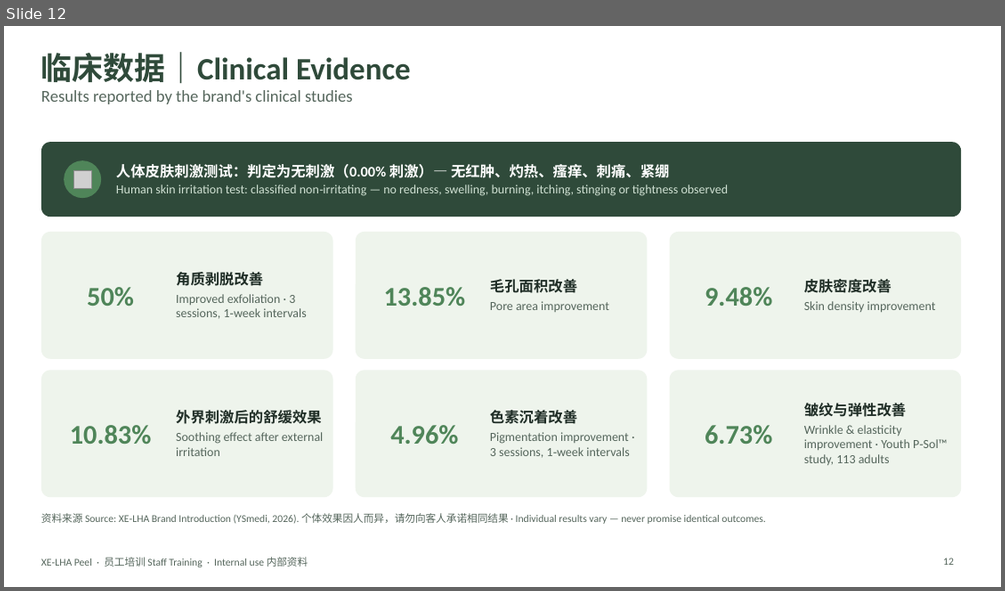
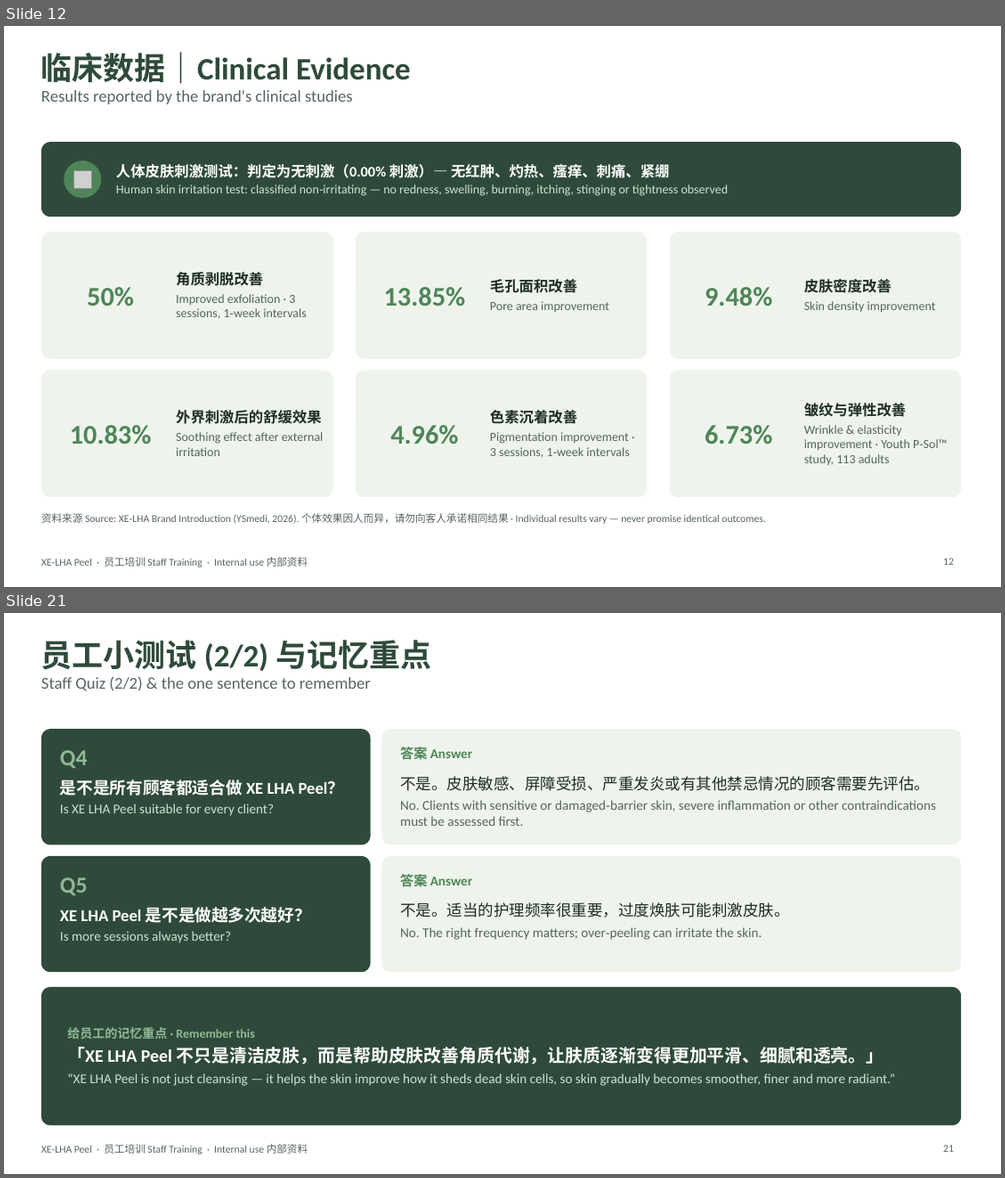
Before and after one commit to wanxinlee/cautious-computing-machine, a slide deck: XE-LHA-Peel-Staff-Training.pptx. Shown one above the other, each under a label of ours: slide 12 before the commit, slides 12 and 21 after it; the slides between them are not shown. The pictures are 1005x591 and 1005x1178 pixels, drawn with LibreOffice and Linux fonts; fonts in the diff are those of the drawing; grey boxes stand for pictures. Boxes give left, top, right and bottom in pixels: in the first picture for what was removed or moved away, otherwise in the second. Text is boxed around its words. In the diff, an @@ line names an element or a change of style, - is before the commit and + after.

```diff
--- a/XE-LHA-Peel-Staff-Training.pptx
+++ b/XE-LHA-Peel-Staff-Training.pptx
@@ slide 21 added at box(4, 613, 1001, 1174), background #FFFFFF; not listed: 1 template element that a slide beside it also shows @@
@@ title added at box(41, 640, 431, 691), 16 pt, text #55665C @@
+员工小测试 (2/2) 与记忆重点
+Staff Quiz (2/2) & the one sentence to remember
@@ rounded rectangle added at box(41, 729, 371, 844), fill #2F4A3A @@
@@ rounded rectangle added at box(381, 729, 961, 844), fill #EEF4EC @@
@@ text added at box(60, 750, 88, 768), 22 pt, text #8FB996, bold @@
+Q4
@@ text added at box(400, 747, 472, 759), 13 pt, text #4F8559, bold @@
+答案 Answer
@@ text added at box(60, 779, 345, 816), 13 pt, text #CFE0D2 @@
+是不是所有顾客都适合做 XE LHA Peel？
+Is XE LHA Peel suitable for every client?
@@ text added at box(400, 776, 936, 826), 13 pt, text #55665C @@
+不是。皮肤敏感、屏障受损、严重发炎或有其他禁忌情况的顾客需要先评估。
+No. Clients with sensitive or damaged‑barrier skin, severe inflammation or other contraindications must be assessed first.
@@ rounded rectangle added at box(41, 856, 371, 972), fill #2F4A3A @@
@@ text added at box(60, 877, 88, 895), 22 pt, text #8FB996, bold @@
+Q5
@@ rounded rectangle added at box(381, 856, 961, 972), fill #EEF4EC @@
@@ text added at box(400, 874, 472, 886), 13 pt, text #4F8559, bold @@
+答案 Answer
@@ text added at box(400, 902, 789, 940), 13 pt, text #55665C @@
+不是。适当的护理频率很重要，过度焕肤可能刺激皮肤。
+No. The right frequency matters; over‑peeling can irritate the skin.
@@ text added at box(60, 907, 311, 943), 13 pt, text #CFE0D2 @@
+XE LHA Peel 是不是做越多次越好？
+Is more sessions always better?
@@ rounded rectangle added at box(41, 987, 961, 1126), fill #2F4A3A @@
@@ text added at box(67, 1027, 895, 1086), 13 pt, text #CFE0D2 @@
+给员工的记忆重点 · Remember this
+「XE LHA Peel 不只是清洁皮肤，而是帮助皮肤改善角质代谢，让肤质逐渐变得更加平滑、细腻和透亮。」
+“XE LHA Peel is not just cleansing — it helps the skin improve how it sheds dead skin cells, so skin gradually becomes smoother, finer and more radiant.”
@@ page number added at box(943, 1144, 954, 1151), 10 pt, text #55665C @@
+21
```
Also in this commit, not shown: 3 slides changed, 17 other slides added, 2 slides removed.
